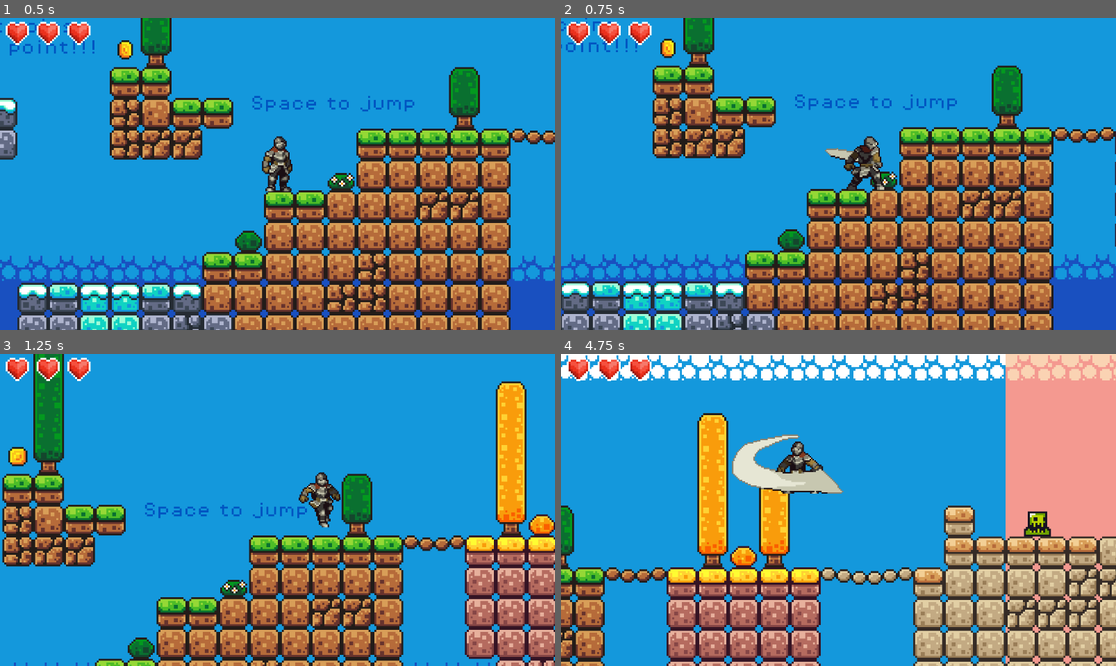
Above: before the commit, frames 1-4 (two rows, left to right).
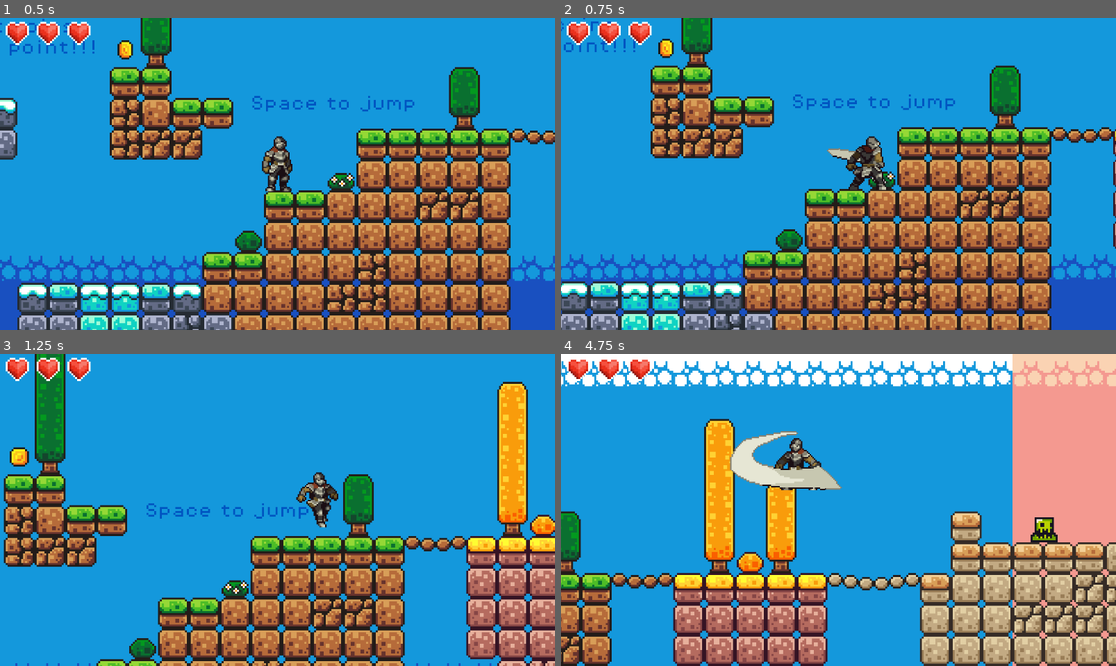
Above: after the commit, the same moments.

Repository: danielpilich/SoulsofLight
Game: Godot game, scene res://scenes/game.tscn
The game is run twice, just before and just after one commit, with the same random seed, the same clock (stepped at 60 frames per second) and the same inputs.
Inputs:
- Up to frame 1 (0.5 s): no input
- Up to frame 2 (0.75 s): hold Right (move_right) from 0.53 s (still down); tap X (attack) at 0.6 s
- Up to frame 3 (1.25 s): keep holding Right (move_right); tap Up (jump) at 0.77 s
- Up to frame 4 (4.75 s): tap X (attack) at 1.35, 2.3, 2.85, 3.6, 4.55 s; tap Up (jump) at 1.52, 3.02, 3.77, 4.52 s; release Right (move_right) at 2.03 s; hold Left (move_left) 2.03-2.78 s; tap 1 (equip_weapon) at 2.1, 4.35 s; hold Right (move_right) 2.78-4.28 s; hold Left (move_left) from 4.28 s (still down)

Frame 1 is identical in both runs. In frame 2, 19% of the frame differs, in the area x 0-100%, y 0-100%; in frame 3, 16%; in frame 4, 35%.

Commit message:
Fix weapon collision

Diff:
--- a/scenes/player.tscn
+++ b/scenes/player.tscn
@@ -179,6 +179,59 @@
 "values": [0, 1, 2, 3, 4, 5]
 }
 
+[sub_resource type="Animation" id="Animation_eqfrk"]
+resource_name = "death"
+length = 0.8
+step = 0.08
+tracks/0/type = "value"
+tracks/0/imported = false
+tracks/0/enabled = true
+tracks/0/path = NodePath("Sprite2D:texture")
+tracks/0/interp = 1
+tracks/0/loop_wrap = true
+tracks/0/keys = {
+"times": PackedFloat32Array(0),
+"transitions": PackedFloat32Array(1),
+"update": 1,
+"values": [ExtResource("18_y0iuh")]
+}
+tracks/1/type = "value"
+tracks/1/imported = false
+tracks/1/enabled = true
+tracks/1/path = NodePath("Sprite2D:hframes")
+tracks/1/interp = 1
+tracks/1/loop_wrap = true
+tracks/1/keys = {
+"times": PackedFloat32Array(0),
+"transitions": PackedFloat32Array(1),
+"update": 1,
+"values": [10]
+}
+tracks/2/type = "value"
+tracks/2/imported = false
+tracks/2/enabled = true
+tracks/2/path = NodePath("Sprite2D:vframes")
+tracks/2/interp = 1
+tracks/2/loop_wrap = true
+tracks/2/keys = {
+"times": PackedFloat32Array(0),
+"transitions": PackedFloat32Array(1),
+"update": 1,
+"values": [1]
+}
+tracks/3/type = "value"
+tracks/3/imported = false
+tracks/3/enabled = true
+tracks/3/path = NodePath("Sprite2D:frame")
+tracks/3/interp = 1
+tracks/3/loop_wrap = true
+tracks/3/keys = {
+"times": PackedFloat32Array(0, 0.08, 0.16, 0.24, 0.32, 0.4, 0.48, 0.56, 0.64, 0.72),
+"transitions": PackedFloat32Array(1, 1, 1, 1, 1, 1, 1, 1, 1, 1),
+"update": 1,
+"values": [0, 1, 2, 3, 4, 5, 6, 7, 8, 8]
+}
+
 [sub_resource type="Animation" id="Animation_plff6"]
 resource_name = "fall"
 length = 0.3
@@ -444,59 +497,6 @@
 "transitions": PackedFloat32Array(1, 1, 1, 1, 1, 1, 1, 1, 1, 1),
 "update": 1,
 "values": [0, 1, 2, 3, 4, 5, 6, 7, 8, 9]
-}
-
-[sub_resource type="Animation" id="Animation_eqfrk"]
-resource_name = "death"
-length = 0.8
-step = 0.08
-tracks/0/type = "value"
-tracks/0/imported = false
-tracks/0/enabled = true
-tracks/0/path = NodePath("Sprite2D:texture")
-tracks/0/interp = 1
-tracks/0/loop_wrap = true
-tracks/0/keys = {
-"times": PackedFloat32Array(0),
-"transitions": PackedFloat32Array(1),
-"update": 1,
-"values": [ExtResource("18_y0iuh")]
-}
-tracks/1/type = "value"
-tracks/1/imported = false
-tracks/1/enabled = true
-tracks/1/path = NodePath("Sprite2D:hframes")
-tracks/1/interp = 1
-tracks/1/loop_wrap = true
-tracks/1/keys = {
-"times": PackedFloat32Array(0),
-"transitions": PackedFloat32Array(1),
-"update": 1,
-"values": [10]
-}
-tracks/2/type = "value"
-tracks/2/imported = false
-tracks/2/enabled = true
-tracks/2/path = NodePath("Sprite2D:vframes")
-tracks/2/interp = 1
-tracks/2/loop_wrap = true
-tracks/2/keys = {
-"times": PackedFloat32Array(0),
-"transitions": PackedFloat32Array(1),
-"update": 1,
-"values": [1]
-}
-tracks/3/type = "value"
-tracks/3/imported = false
-tracks/3/enabled = true
-tracks/3/path = NodePath("Sprite2D:frame")
-tracks/3/interp = 1
-tracks/3/loop_wrap = true
-tracks/3/keys = {
-"times": PackedFloat32Array(0, 0.08, 0.16, 0.24, 0.32, 0.4, 0.48, 0.56, 0.64, 0.72),
-"transitions": PackedFloat32Array(1, 1, 1, 1, 1, 1, 1, 1, 1, 1),
-"update": 1,
-"values": [0, 1, 2, 3, 4, 5, 6, 7, 8, 8]
 }
 
 [sub_resource type="AnimationLibrary" id="AnimationLibrary_f27jw"]
--- a/scripts/player.gd
+++ b/scripts/player.gd
@@ -29,30 +29,17 @@
 	if Input.is_action_just_pressed("equip_weapon"):
 		weapon.visible = not weapon.visible
 
-	# Handle attack.
-	if weapon.visible == true and Input.is_action_just_pressed("attack"):
-		weapon.get_node("CollisionShape2D").disabled = false
-		weapon_sprite.play("swing")
-		if weapon.scale.x < 0:
-			weapon_animation_player.play("swing_left")
-		elif weapon.scale.x > 0:
-			weapon_animation_player.play("swing_right")
-		await weapon_animation_player.animation_finished
-		weapon.get_node("CollisionShape2D").disabled = true
-
 	# Get the input direction: -1, 0, 1
 	direction = Input.get_axis("move_left", "move_right")
 
 	#Flip the Sprite
 	if direction > 0:
 		sprite_2d.scale.x = 0.75
-		#weapon_sprite.flip_h = false
 		if weapon.scale.x < 0:
 			weapon_sprite.scale.x *= -1
 			weapon.scale.x *= -1
 	elif direction < 0:
 		sprite_2d.scale.x = -0.75
-		#weapon_sprite.flip_h = true
 		if weapon.scale.x > 0:
 			weapon_sprite.scale.x *= -1
 			weapon.scale.x *= -1
--- a/scripts/states/PlayerAttack.gd
+++ b/scripts/states/PlayerAttack.gd
@@ -3,16 +3,18 @@
 
 @onready var player: CharacterBody2D = $"../.."
 @onready var animation_player: AnimationPlayer = $"../../AnimationPlayer"
+@onready var collision_shape_2d: CollisionShape2D = $"../../HitBox/CollisionShape2D"
 
 var anim_fini: bool = false
 
-
 func Enter() -> void:
 	anim_fini = false
+	collision_shape_2d.disabled = false
 	if animation_player:
 		animation_player.play("attack2")
 		await animation_player.animation_finished
 		anim_fini = true
+		collision_shape_2d.disabled = true
 
 func Update(_delta: float):
 	if anim_fini == true:
